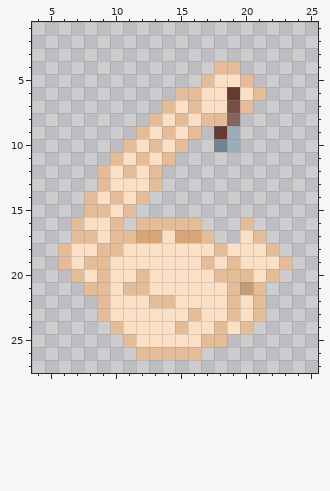
Pixel-art sprite, stored at Assets/Sprites y Animaciones/Esqueleto/Esqueleto (Disparando)4.png. This is how it looked before the edit.
The file is 32x32 pixels. Shown: x 4..25, y 1..27.
And afterwards:
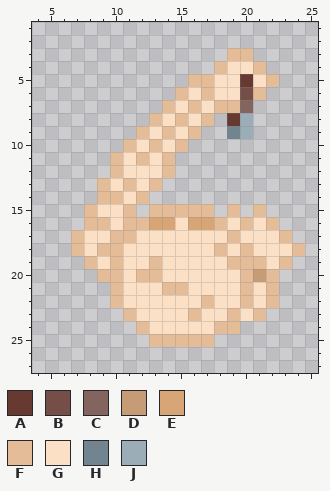
Palette (. is transparent): A #663931  B #744e47  C #83645f  D #c59c76  E #d8a676  F #e4bd98  G #fbe0c6  H #71848f  J #9badb7
Edits made:
@@ x 4..25 @@
  2 ......................
- 3 ......................
- 4 ..............FF......
- 5 .............FGGF.....
- 6 ...........FFGGAGF....
- 7 ..........FGFGGBF.....
- 8 .........FGFGFFC......
- 9 ........FGFGF.AJ......
-10 .......FGFGF..HJ......
+ 3 ...............FF.....
+ 4 ..............FGGF....
+ 5 ............FFGGAGF...
+ 6 ...........FGFGGBF....
+ 7 ..........FGFGFFC.....
+ 8 .........FGFGF.AJ.....
+ 9 ........FGFGF..HJ.....
+10 .......FGFGF..........
 11 ......FGFGF...........
-12 .....FGFGF............
-13 .....FGGGF............
-14 ....FGFGF.............
-15 ....FFGF..............
-16 ...FGGF.FFFFF...F.....
-17 ...FFGFFEEGEEF..GF....
-18 ..FGGFFGGGGGGGFGGGF...
-19 ..FGFFGGGGGGGFGFGGGF..
-20 ...FGFGGFGGGGGFFFGF...
-21 ....FFGFFGGGGGGFDF....
-22 .....FGGGFFGGGGFGF....
-23 .....FGGGGGGFGGFGF....
-24 ......FGGGGFGGFGF.....
-25 .......FGGGGGFF.......
-26 ........FFFFF.........
+12 ......FGGGF...........
+13 .....FGFGF............
+14 .....FFGF.............
+15 ....FGGF.FFFFF.F.F....
+16 ....FFGFFEEGEEFGFGF...
+17 ...FGGFFGGGGGGGFGGGF..
+18 ...FGFFGGGGGGGFGFGGGF.
+19 ....FGFGGFGGGGGFFFGF..
+20 .....FFGFFGGGGGGFDF...
+21 ......FGGGFFGGGGFGF...
+22 ......FGGGGGGFGGFGF...
+23 .......FGGGGFGGFGF....
+24 ........FGGGGGFF......
+25 .........FFFFF........
+26 ......................
 27 ......................
Boxes around the changes in both pictures, in picture pixels (x1, y1, x2, y2):
changed: (58, 48, 305, 360)
